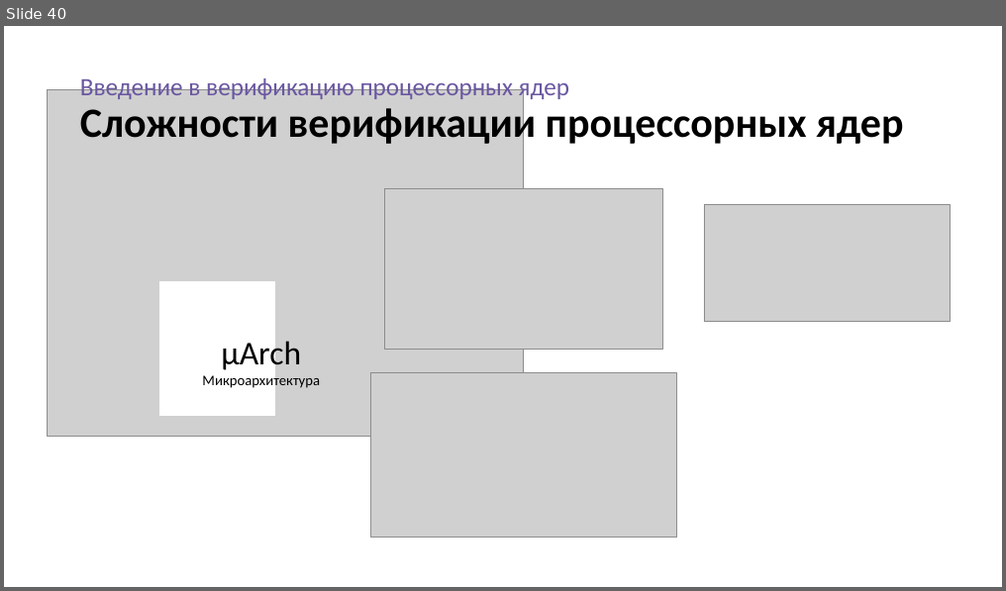
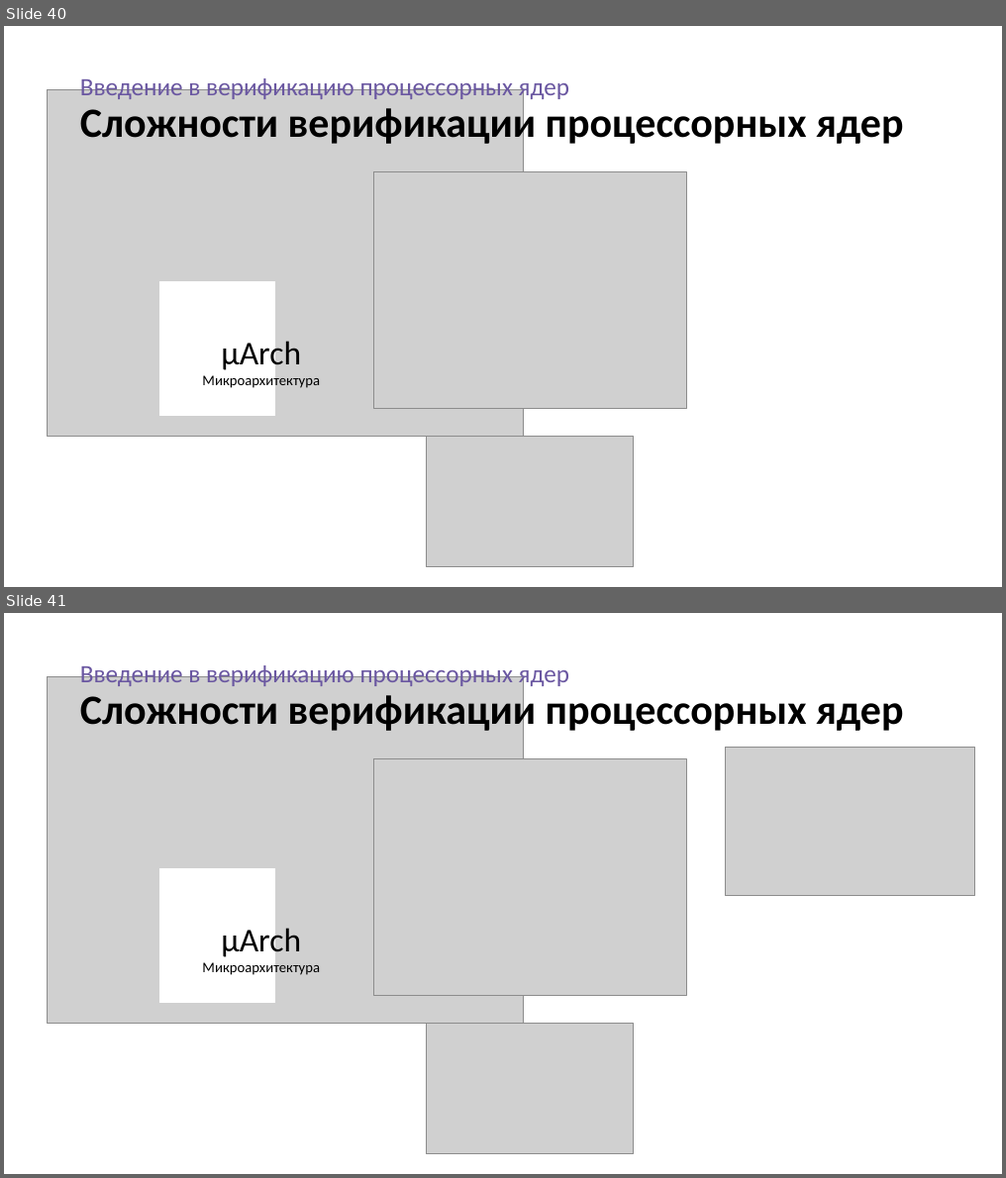
Before and after one commit to serge0699/micro23, a slide deck: present/present.pptx. Shown one above the other, each under a label of ours: slide 40 before the commit, slides 40 and 41 after it. The pictures are 1006x591 and 1006x1178 pixels, drawn with LibreOffice and Linux fonts; fonts in the diff are those of the drawing; grey boxes stand for pictures. Boxes give left, top, right and bottom in pixels: in the first picture for what was removed or moved away, otherwise in the second. Text is boxed around its words. In the diff, an @@ line names an element or a change of style, - is before the commit and + after.

```diff
--- a/present/present.pptx
+++ b/present/present.pptx
@@ slide 41 added at (x1=4, y1=613, x2=1002, y2=1174), background #FFFFFF @@
@@ title added at (x1=80, y1=662, x2=904, y2=734), 24 pt, text #6A57A1 @@
+Введение в верификацию процессорных ядер
+Сложности верификации процессорных ядер
@@ picture added at (x1=48, y1=677, x2=524, y2=1023) @@
@@ picture added at (x1=373, y1=760, x2=686, y2=996) @@
@@ picture added at (x1=725, y1=748, x2=974, y2=896) @@
@@ rectangle added at (x1=159, y1=869, x2=275, y2=1003), fill #FFFFFF, outline #FFFFFF 1 pt @@
@@ text added at (x1=202, y1=924, x2=320, y2=977), 14 pt, text #000000 @@
+µArch
+Микроархитектура
@@ picture added at (x1=426, y1=1023, x2=634, y2=1155) @@
@@ slide 40 changed as well @@
@@ picture resized from (x1=384, y1=188, x2=662, y2=349) to (x1=373, y1=173, x2=686, y2=409) @@
@@ picture removed at (x1=704, y1=205, x2=949, y2=322) @@
@@ picture removed at (x1=371, y1=373, x2=676, y2=538) @@
@@ picture added at (x1=426, y1=436, x2=634, y2=568) @@
```
Also in this commit, not shown: 1 other slide changed, 2 other slides added, 7 other files.
